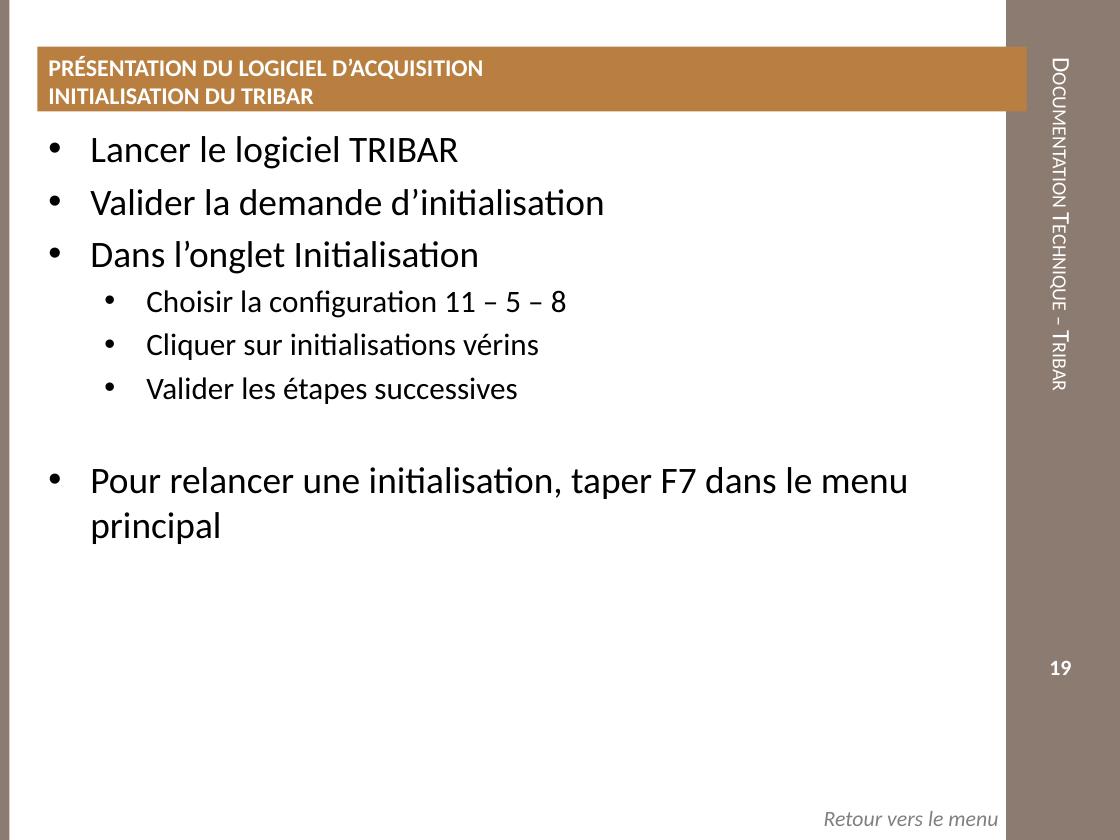
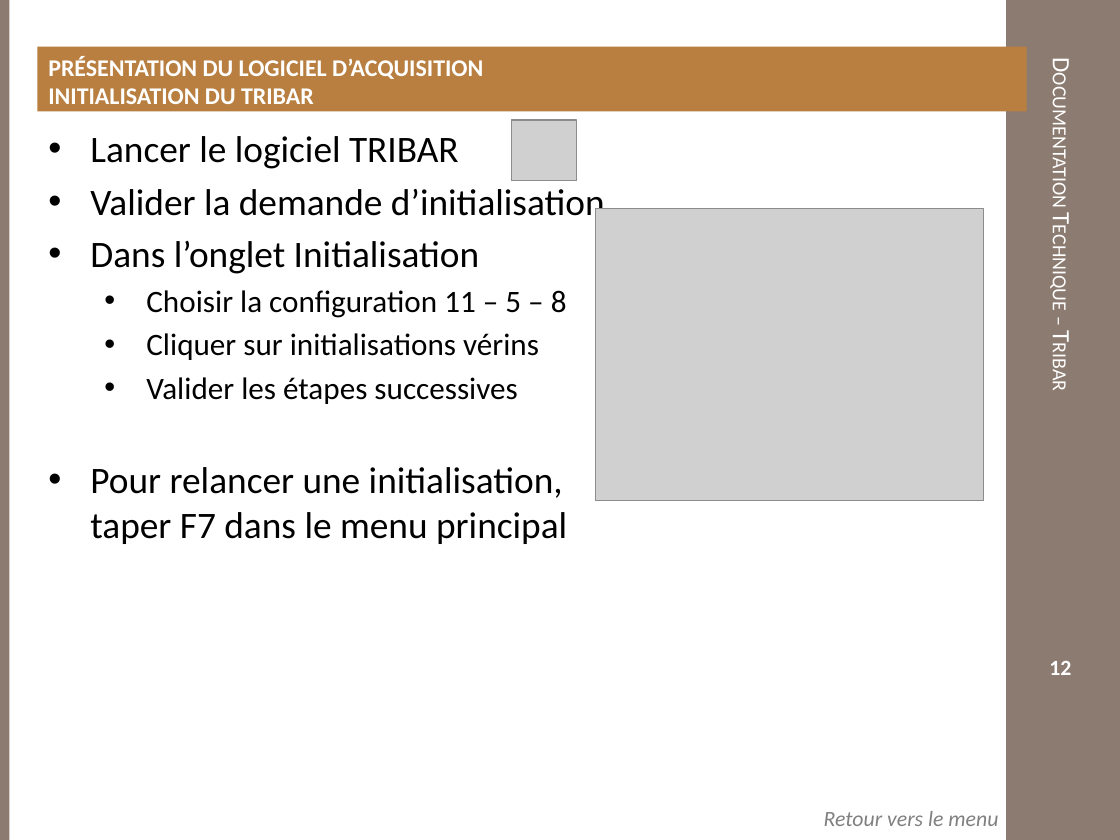
Before and after one commit to xpessoles/TP_PTSI, a slide deck: slide 12 of DocumentsTP/Documentation_Tribar.pptx (slide 19 before the commit). Drawn at 1120x840 pixels with LibreOffice and Linux fonts; fonts in the diff are those of the drawing; grey boxes stand for pictures; background and template pictures are left out. Boxes give left, top, right and bottom in pixels: in the first picture for what was removed or moved away, otherwise in the second. Text is boxed around its words. In the diff, an @@ line names an element or a change of style, - is before the commit and + after.

```diff
--- a/DocumentsTP/Documentation_Tribar.pptx
+++ b/DocumentsTP/Documentation_Tribar.pptx
@@ text "Lancer le logiciel TRIBAR" rewrapped from [90, 136, 909, 544] to [90, 136, 605, 544] @@
@@ picture added at [512, 120, 577, 180] @@
@@ picture added at [595, 208, 982, 501] @@
@@ page number at [1049, 661, 1071, 675]: text changed @@
-19
+12
```
Also in this commit, not shown: 8 other slides changed, 1 slide added, 7 slides removed, 4 other files.
